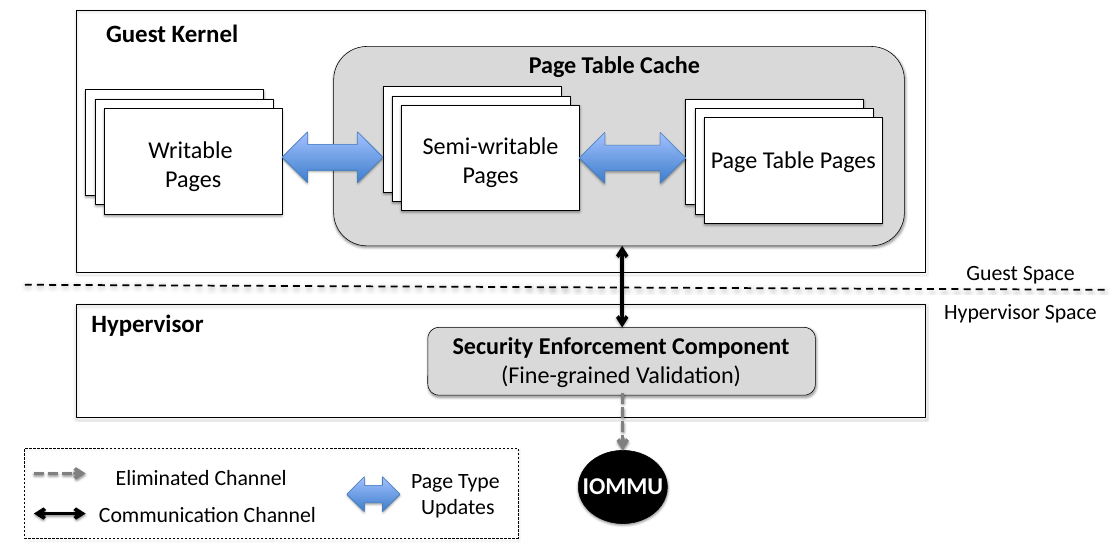
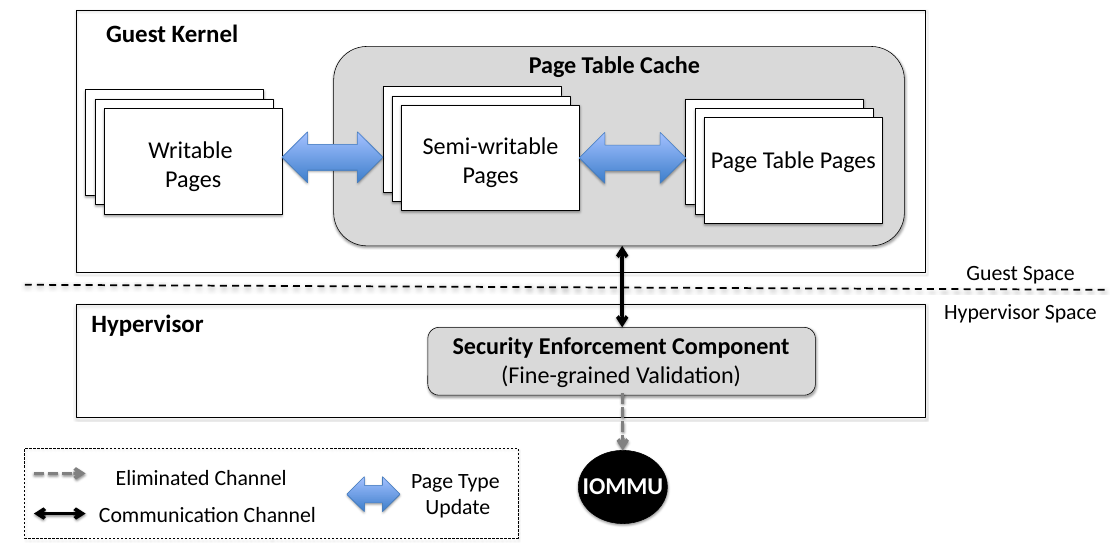
Before and after one commit to strongerwill/FastIO, a slide deck: slide 1 of doc/paper/image/overview/arch.pptx. Drawn at 1120x560 pixels with LibreOffice and Linux fonts; fonts in the diff are those of the drawing. Boxes give left, top, right and bottom in pixels: in the first picture for what was removed or moved away, otherwise in the second. Text is boxed around its words. In the diff, an @@ line names an element or a change of style, - is before the commit and + after.

```diff
--- a/doc/paper/image/overview/arch.pptx
+++ b/doc/paper/image/overview/arch.pptx
@@ text at <box>425,499,490,518</box>: text changed @@
-Updates
+Update
```
Also in this commit, not shown: 1 other file.
